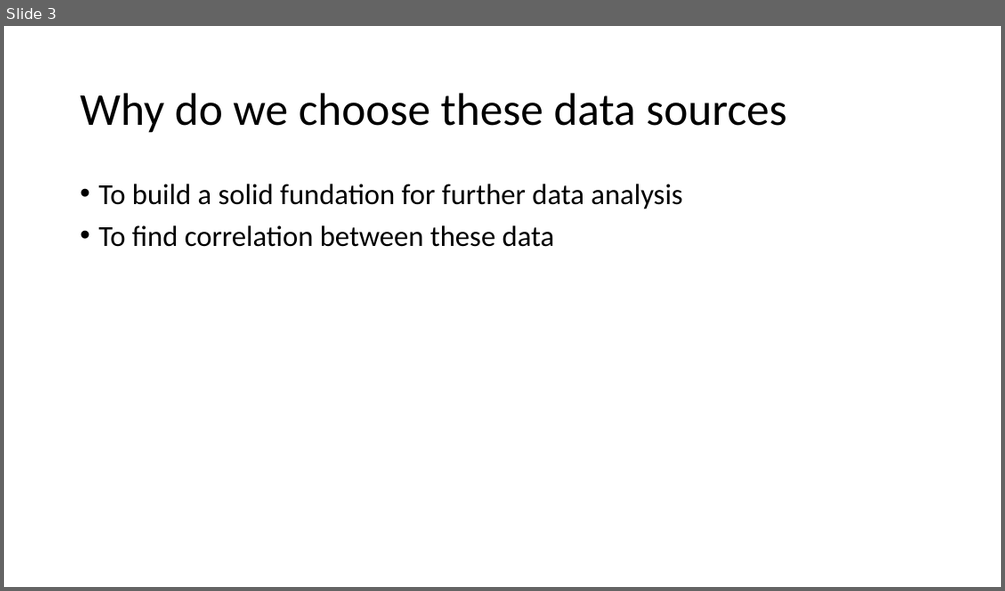
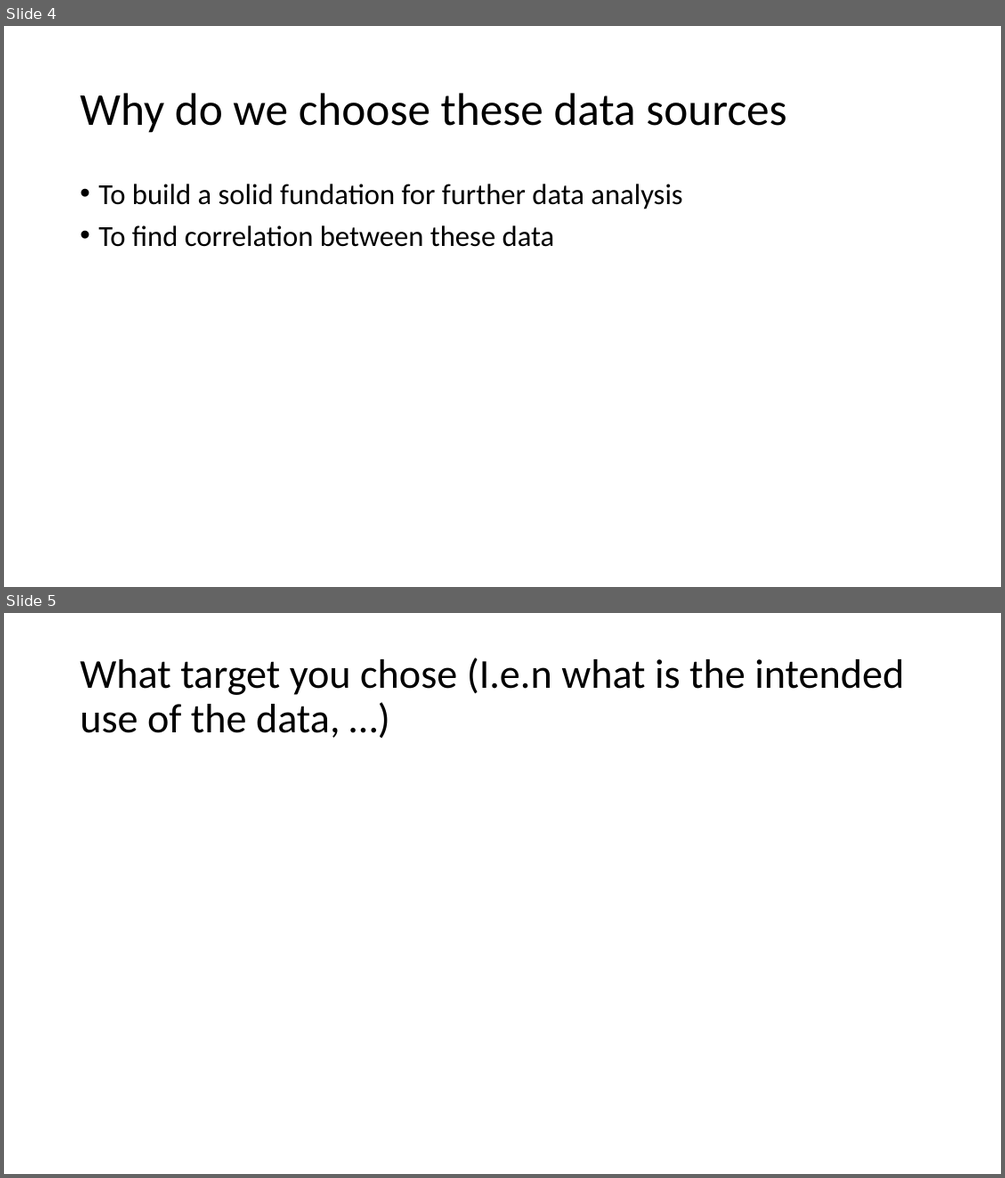
Before and after one commit to ansrali/data422-group-project, a slide deck: Group Project Presentation.pptx. Shown one above the other, each under a label of ours: slide 3 before the commit, slides 4 and 5 after it. The pictures are 1005x591 and 1005x1178 pixels, drawn with LibreOffice and Linux fonts; fonts in the diff are those of the drawing. Boxes give left, top, right and bottom in pixels: in the first picture for what was removed or moved away, otherwise in the second. Text is boxed around its words. In the diff, an @@ line names an element or a change of style, - is before the commit and + after.

```diff
--- a/Group Project Presentation.pptx
+++ b/Group Project Presentation.pptx
@@ slide 5 added at <box>4,613,1001,1174</box>, background #FFFFFF @@
@@ title added at <box>80,657,904,738</box>, 39.6 pt, text #000000 @@
+What target you chose (I.e.n what is the intended use of the data, …)
@@ what was slide 3 is now slide 4 @@
```
Also in this commit, not shown: 1 slide changed, 8 other slides added, 2 other files.
